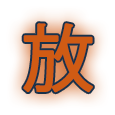
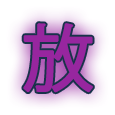
Two versions of the same layered image (115×115). Layer-by-layer changes:
added layer "shoulder copy 3 copiar" in group "shoulder" over 23, 23, 93, 93
hid "shoulder copy 3" over 23, 23, 93, 93
